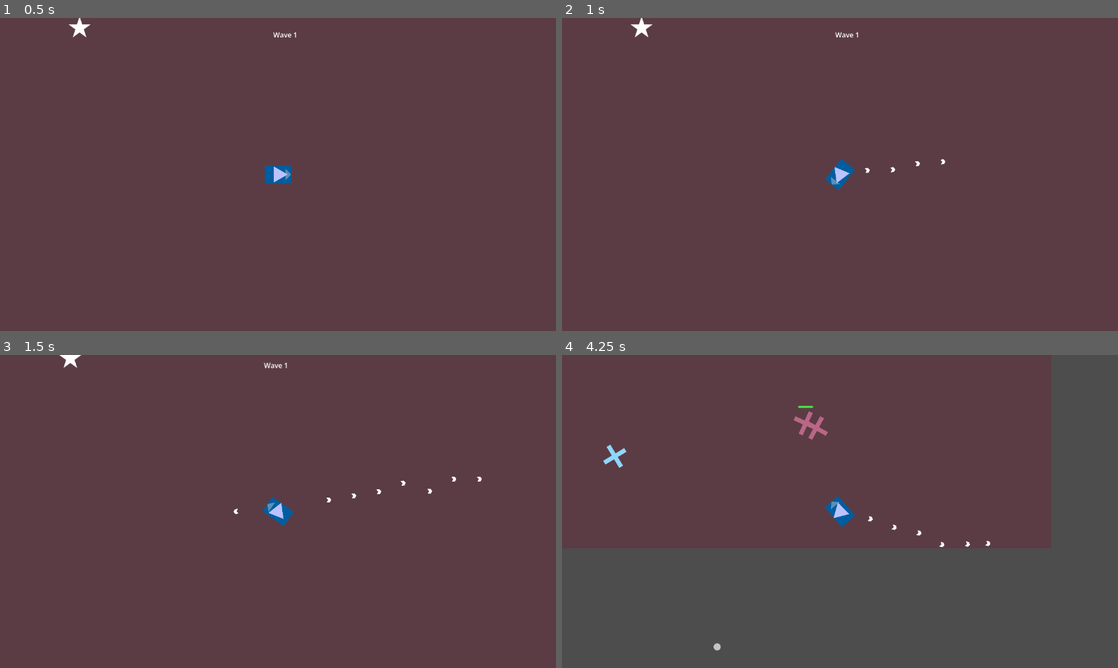
Above: before the commit, frames 1-4 (two rows, left to right).
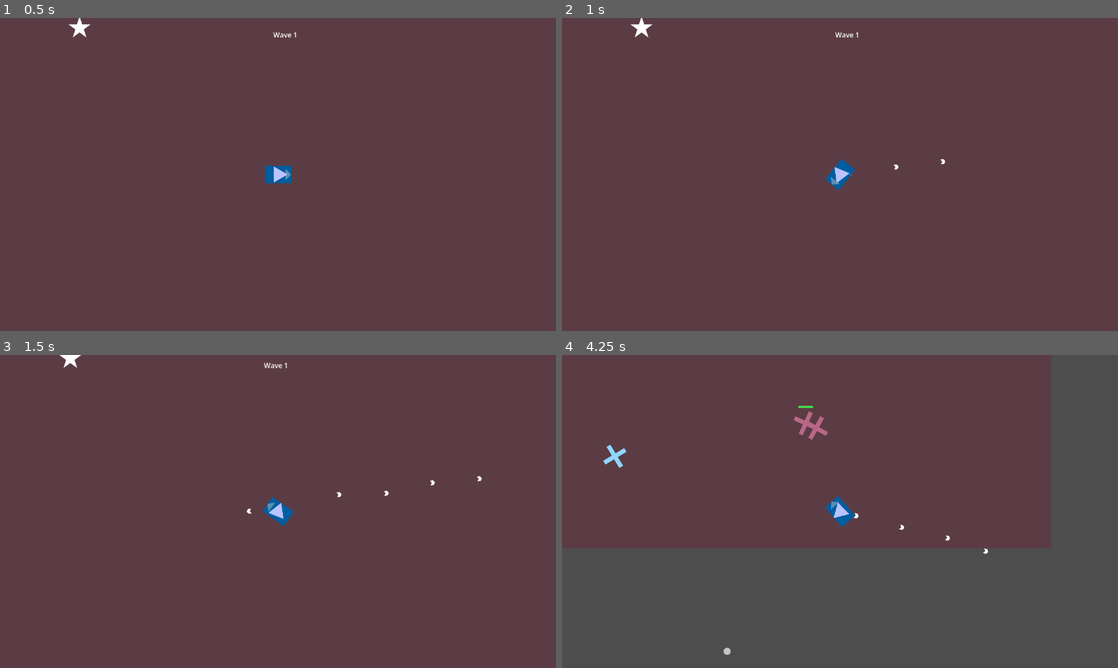
Above: after the commit, the same moments.

Repository: Sammon04/Roguelike_Game
Game: Godot game, scene res://Scenes/Main.tscn
Two runs of this game, one before a commit and one after it. Both use one fixed random seed, a clock stepped at 60 frames per second and the inputs below.
Inputs (mouse positions are in pixels of both pictures, inside the frame that each line leads up to):
- Up to frame 1 (0.5 s): no input
- Up to frame 2 (1 s): tap Enter at 0.5 s; move the mouse to (962, 158) at 0.52 s; press the mouse at (962, 158) at 0.53 s; hold D (right) from 0.53 s (still down)
- Up to frame 3 (1.5 s): move the mouse to (166, 527) at 1.27 s; release D (right) at 1.28 s; release the mouse at (166, 527) at 1.28 s; hold S (down) from 1.28 s (still down); click (166, 527) at 1.35 s
- Up to frame 4 (4.25 s): move the mouse to (895, 442) at 2.02 s; release S (down) at 2.03 s; press the mouse at (895, 442) at 2.03 s; hold D (right) 2.03-2.78 s; tap Mouse wheel down (scroll_down) at 2.1 s; move the mouse to (812, 574) at 2.77 s; release the mouse at (812, 574) at 2.78 s; hold W (up) 2.78-3.53 s; tap Mouse wheel up (scroll_up) at 2.85 s; click (812, 574) at 3.05 s; move the mouse to (1006, 558) at 3.52 s; press the mouse at (1006, 558) at 3.53 s; hold A (left) from 3.53 s (still down)

Frame 1 is identical in both runs. In frame 2, less than 0.1% of the frame differs, in the area x 51-69%, y 45-51%; in frame 3, 0.1%; in frame 4, 0.2%, in the area x 27-78%, y 50-96%.

Commit message:
Added upgrades affecting multiple things and debuffs

Diff:
--- a/Objects/Enemies/Scripts/base_enemy.gd
+++ b/Objects/Enemies/Scripts/base_enemy.gd
@@ -11,6 +11,7 @@
 @export var max_health: int = 0
 
 var health: int
+var active_debuffs: Array[BaseDebuff] = []
 var is_active: bool = false
 var dead : bool = false
 signal enemy_died
@@ -24,6 +25,12 @@
 	health_bar.max_value = max_health
 	health_bar.value = health
 	health_bar.visible = false
+
+func _process(delta: float) -> void:
+	for debuff in active_debuffs.duplicate():
+		if debuff.tick(delta):
+			debuff.on_remove(self)
+			active_debuffs.erase(debuff)
 
 func _physics_process(_delta: float) -> void:
 	if not is_active:
@@ -53,6 +60,10 @@
 	if dead:
 		return
 
+	for debuff in active_debuffs:
+		debuff.on_remove(self)
+	active_debuffs.clear()
+
 	dead = true
 	enemy_died.emit()
 	queue_free()
@@ -62,3 +73,18 @@
 	if anim_name == "spawn":
 		is_active = true
 		collision.disabled = false
+
+func apply_debuff(debuff: BaseDebuff) -> void:
+	if debuff is ActiveDebuff:
+		for active in active_debuffs:
+			if active is ActiveDebuff and active.source == debuff:
+				active.add_stack()
+				return
+
+	var instance = debuff.duplicate()
+
+	if instance is ActiveDebuff:
+		instance.source = debuff
+
+	active_debuffs.append(instance)
+	instance.on_applied(self)
--- a/Objects/Scenes/director.tscn
+++ b/Objects/Scenes/director.tscn
@@ -7,14 +7,13 @@
 [ext_resource type="Resource" uid="uid://cscc6uiwcmwlk" path="res://Resources/EnemyData/tough_enemy.tres" id="5_q7l26"]
 [ext_resource type="Resource" uid="uid://div2orow7kdjg" path="res://Resources/EnemyData/charging_enemy.tres" id="6_sdhsa"]
 [ext_resource type="Script" uid="uid://chjuygrukdmqu" path="res://Util/Upgrade_Effects/base_upgrade.gd" id="7_0hefk"]
-[ext_resource type="Resource" uid="uid://bkcmutkngrrg7" path="res://Resources/Items/Stronger_Shells.tres" id="8_0hefk"]
-[ext_resource type="Resource" uid="uid://dmdt2ksr6fipu" path="res://Resources/Items/Stronger_Propellant.tres" id="9_dq3la"]
+[ext_resource type="Resource" uid="uid://b3lhhfcpemjm1" path="res://Resources/Items/Lighter_Shells.tres" id="8_rrurb"]
 [ext_resource type="PackedScene" uid="uid://cp24gwebc8141" path="res://Objects/Scenes/item.tscn" id="10_0hefk"]
 
 [node name="Director" type="Node" unique_id=1807380165]
 script = ExtResource("1_8c0qa")
 enemy_types = Array[ExtResource("2_15p4y")]([ExtResource("3_sdhsa"), ExtResource("4_c3nw7"), ExtResource("5_q7l26"), ExtResource("6_sdhsa")])
-upgrade_pool = Array[ExtResource("7_0hefk")]([ExtResource("8_0hefk"), ExtResource("9_dq3la")])
+upgrade_pool = Array[ExtResource("7_0hefk")]([ExtResource("8_rrurb")])
 item_scene = ExtResource("10_0hefk")
 spawn_delay = 1.0
 
--- a/Objects/Scenes/item.tscn
+++ b/Objects/Scenes/item.tscn
@@ -22,5 +22,4 @@
 offset_top = -53.0
 offset_right = 33.0
 offset_bottom = -30.0
-text = "Damage"
 horizontal_alignment = 1
--- a/Objects/Scripts/bullet.gd
+++ b/Objects/Scripts/bullet.gd
@@ -3,6 +3,8 @@
 
 @onready var anim: AnimationPlayer = $Visuals/Death
 @onready var collision: CollisionShape2D = $CollisionShape2D
+
+var on_hit_debuffs: Array[BaseDebuff] = []
 var is_active : bool
 var direction : Vector2 = Vector2.ZERO
 
@@ -31,10 +33,13 @@
 	anim.play("death")
 
 func _on_body_entered(body: Node2D) -> void:
-	if body.has_method("take_damage"):
-		body.take_damage(damage)
-		call_deferred("die")
-
+	if body is BaseEnemy:
+		if body.has_method("take_damage"):
+			body.take_damage(damage)
+			call_deferred("die")
+		if body.has_method("apply_debuff"):
+			for debuff in on_hit_debuffs:
+				body.apply_debuff(debuff)
 
 func _on_death_animation_finished(anim_name: StringName) -> void:
 	if anim_name == "death":
--- a/Player/Scripts/player.gd
+++ b/Player/Scripts/player.gd
@@ -6,7 +6,11 @@
 
 var held_items : Array[BaseUpgrade] = []
 var bullet_stat_upgrades : Array[BulletStatUpgrade] = []
+var bullet_debuff_upgrades : Array[BulletDebuffUpgrade] = []
 
 func collect_item(upgrade: BaseUpgrade):
 	if upgrade is BulletStatUpgrade:
 		bullet_stat_upgrades.append(upgrade)
+	if upgrade is BulletDebuffUpgrade:
+		print("Debuff Upgrade Added")
+		bullet_debuff_upgrades.append(upgrade)
--- a/Player/Scripts/player_gun.gd
+++ b/Player/Scripts/player_gun.gd
@@ -6,7 +6,7 @@
 @onready var player : Player = $"../../../Player"
 var bullet_scene : PackedScene = preload("res://Objects/Scenes/bullet.tscn")
 
-@export var fire_rate : float = 25
+@export var fire_rate : float = 5
 @export var spread : float = 2.0
 @export var num_bullets : int = 1
 
@@ -37,5 +37,7 @@
 
 		for upgrade in player.bullet_stat_upgrades:
 			upgrade.apply_to_bullet(bullet)
+		for upgrade in player.bullet_debuff_upgrades:
+			upgrade.apply_to_bullet(bullet)
 
 	shoot_sound.play()
--- a/Player/player.tscn
+++ b/Player/player.tscn
@@ -35,8 +35,6 @@
 
 [node name="Gun" type="Node2D" parent="GunPivot" unique_id=1056202318]
 script = ExtResource("4_dqkch")
-fire_rate = 10.0
-spread = 3.0
 
 [node name="Sprite2D" type="Sprite2D" parent="GunPivot/Gun" unique_id=26623763]
 texture = ExtResource("1_3vyb7")
--- /dev/null
+++ b/Resources/Debuffs/Burn.tres
@@ -0,0 +1,11 @@
+[gd_resource type="Resource" script_class="ActiveDebuff" format=3 uid="uid://b2g4171rovcu5"]
+
+[ext_resource type="Script" uid="uid://bpk44coswcqlr" path="res://Util/Debuff_Effects/active_debuff.gd" id="1_lddsg"]
+
+[resource]
+script = ExtResource("1_lddsg")
+damage_per_tick = 5.0
+tick_rate = 0.3
+duration = 5.0
+max_stack = 5
+metadata/_custom_type_script = "uid://bpk44coswcqlr"
--- /dev/null
+++ b/Resources/Items/Burny_Shells.tres
@@ -0,0 +1,14 @@
+[gd_resource type="Resource" script_class="BulletDebuffUpgrade" format=3 uid="uid://ck8oqn1mkjt4n"]
+
+[ext_resource type="Script" uid="uid://bu425rjt74230" path="res://Util/Debuff_Effects/base_debuff.gd" id="1_rchbw"]
+[ext_resource type="Script" uid="uid://b0gq0ijcrqm26" path="res://Util/Upgrade_Effects/bullet_debuff_upgrade.gd" id="2_2xgoe"]
+[ext_resource type="Resource" uid="uid://b2g4171rovcu5" path="res://Resources/Debuffs/Burn.tres" id="2_id5x7"]
+[ext_resource type="Texture2D" uid="uid://b8w5bct85846f" path="res://Graphics/upgrade/upgrade.png" id="4_13mdv"]
+
+[resource]
+script = ExtResource("2_2xgoe")
+debuffs = Array[ExtResource("1_rchbw")]([ExtResource("2_id5x7")])
+upgrade_name = "Burny Shells"
+description = "Shells Burn Enemies"
+texture = ExtResource("4_13mdv")
+metadata/_custom_type_script = "uid://b0gq0ijcrqm26"
--- /dev/null
+++ b/Resources/Items/Extra_Shot.tres
@@ -0,0 +1,13 @@
+[gd_resource type="Resource" script_class="GunStatUpgrade" format=3 uid="uid://bdjry8617clal"]
+
+[ext_resource type="Script" uid="uid://cthtlqarddgvj" path="res://Util/Upgrade_Effects/gun_stat_upgrade.gd" id="1_cecie"]
+[ext_resource type="Texture2D" uid="uid://b8w5bct85846f" path="res://Graphics/upgrade/upgrade.png" id="2_tabxa"]
+
+[resource]
+script = ExtResource("1_cecie")
+rof_mult = 0.8
+bulletnum_flat = 1.0
+upgrade_name = "Extra Shot"
+description = "Gain an extra bullet but slower fire rate"
+texture = ExtResource("2_tabxa")
+metadata/_custom_type_script = "uid://cthtlqarddgvj"
--- /dev/null
+++ b/Resources/Items/Heavy Shots.tres
@@ -0,0 +1,13 @@
+[gd_resource type="Resource" script_class="BulletStatUpgrade" format=3 uid="uid://dydiyv7k2d7ro"]
+
+[ext_resource type="Script" uid="uid://cpteyovolixas" path="res://Util/Upgrade_Effects/bullet_stat_upgrade.gd" id="1_eedxq"]
+[ext_resource type="Texture2D" uid="uid://b8w5bct85846f" path="res://Graphics/upgrade/upgrade.png" id="2_l1hw4"]
+
+[resource]
+script = ExtResource("1_eedxq")
+damage_mult = 1.5
+speed_mult = 0.6
+upgrade_name = "Heavy Shots"
+description = "Big damage but slow bullets"
+texture = ExtResource("2_l1hw4")
+metadata/_custom_type_script = "uid://cpteyovolixas"
--- /dev/null
+++ b/Resources/Items/Lighter_Shells.tres
@@ -0,0 +1,32 @@
+[gd_resource type="Resource" script_class="CompoundUpgrade" format=3 uid="uid://b3lhhfcpemjm1"]
+
+[ext_resource type="Script" uid="uid://c51r2scarmu7e" path="res://Util/Upgrade_Effects/compound_upgrade.gd" id="1_h6ihn"]
+[ext_resource type="Script" uid="uid://cpteyovolixas" path="res://Util/Upgrade_Effects/bullet_stat_upgrade.gd" id="1_x5hw4"]
+[ext_resource type="Script" uid="uid://cthtlqarddgvj" path="res://Util/Upgrade_Effects/gun_stat_upgrade.gd" id="2_d583g"]
+[ext_resource type="Script" uid="uid://bsls753e8sorv" path="res://Util/Upgrade_Effects/player_stat_upgrade.gd" id="3_7f7vv"]
+[ext_resource type="Texture2D" uid="uid://b8w5bct85846f" path="res://Graphics/upgrade/upgrade.png" id="5_d583g"]
+
+[sub_resource type="Resource" id="Resource_ajstc"]
+script = ExtResource("1_x5hw4")
+damage_mult = 0.9
+speed_mult = 1.2
+metadata/_custom_type_script = "uid://cpteyovolixas"
+
+[sub_resource type="Resource" id="Resource_0yfyy"]
+script = ExtResource("2_d583g")
+rof_mult = 1.15
+metadata/_custom_type_script = "uid://cthtlqarddgvj"
+
+[sub_resource type="Resource" id="Resource_ey2yv"]
+script = ExtResource("3_7f7vv")
+metadata/_custom_type_script = "uid://bsls753e8sorv"
+
+[resource]
+script = ExtResource("1_h6ihn")
+bullet_effects = SubResource("Resource_ajstc")
+player_effects = SubResource("Resource_ey2yv")
+gun_effects = SubResource("Resource_0yfyy")
+upgrade_name = "Lighter Shells"
+description = "efef"
+texture = ExtResource("5_d583g")
+metadata/_custom_type_script = "uid://c51r2scarmu7e"
--- /dev/null
+++ b/Resources/Items/Spray_and_Pray.tres
@@ -0,0 +1,13 @@
+[gd_resource type="Resource" script_class="GunStatUpgrade" format=3 uid="uid://du87xqx84lirk"]
+
+[ext_resource type="Script" uid="uid://cthtlqarddgvj" path="res://Util/Upgrade_Effects/gun_stat_upgrade.gd" id="1_d48te"]
+[ext_resource type="Texture2D" uid="uid://b8w5bct85846f" path="res://Graphics/upgrade/upgrade.png" id="2_qi1vr"]
+
+[resource]
+script = ExtResource("1_d48te")
+rof_mult = 1.5
+spread_flat = 20.0
+upgrade_name = "Spray n Pray"
+description = "shoot way faster with way more spread"
+texture = ExtResource("2_qi1vr")
+metadata/_custom_type_script = "uid://cthtlqarddgvj"
--- a/Resources/Items/Stronger_Propellant.tres
+++ b/Resources/Items/Stronger_Propellant.tres
@@ -5,8 +5,7 @@
 
 [resource]
 script = ExtResource("1_bl4ge")
-stat = 1
-value = 50.0
+speed_mult = 1.2
 upgrade_name = "Stronger Propellant"
 description = "Makes bullets faster"
 texture = ExtResource("2_gcav4")
--- a/Resources/Items/Stronger_Shells.tres
+++ b/Resources/Items/Stronger_Shells.tres
@@ -5,7 +5,7 @@
 
 [resource]
 script = ExtResource("1_ipsux")
-value = 10.0
+damage_flat = 10.0
 upgrade_name = "Stronger Shells"
 description = "Makes bullets stronger"
 texture = ExtResource("2_kc6xc")
--- /dev/null
+++ b/Util/Debuff_Effects/active_debuff.gd
@@ -0,0 +1,30 @@
+class_name ActiveDebuff
+extends BaseDebuff
+
+@export var damage_per_tick: float
+@export var tick_rate: float
+@export var duration: float
+@export var max_stack: int
+
+var source: ActiveDebuff
+var stacks: int = 1
+var _timer: float = 0.0
+var _elapsed: float = 0.0
+var _enemy: BaseEnemy
+
+func on_applied(enemy: BaseEnemy) -> void:
+	_enemy = enemy
+	_timer = 0.0
+	_elapsed = 0.0
+
+func add_stack() -> void:
+	stacks = min(stacks + 1, max_stack)
+	_elapsed = 0.0
+
+func tick(delta: float) -> bool:
+	_timer += delta
+	_elapsed += delta
+	if _timer >= tick_rate:
+		_timer -= tick_rate
+		_enemy.take_damage(damage_per_tick * stacks)
+	return _elapsed >= duration
--- /dev/null
+++ b/Util/Debuff_Effects/base_debuff.gd
@@ -0,0 +1,11 @@
+class_name BaseDebuff
+extends Resource
+
+func on_applied(enemy: BaseEnemy) -> void:
+	pass
+
+func on_remove(enemy: BaseEnemy) -> void:
+	pass
+
+func tick(delta: float) -> bool:
+	return false
--- /dev/null
+++ b/Util/Debuff_Effects/passive_debuff.gd
@@ -0,0 +1,17 @@
+class_name PassiveDebuff
+extends BaseDebuff
+
+@export var speed_reduction: float = 0.0
+@export var duration: float = 0.0
+
+var _elapsed: float = 0.0
+
+func on_applied(enemy: BaseEnemy) -> void:
+	enemy.enemy_speed = max(enemy.enemy_speed - speed_reduction, 0.0)
+
+func on_remove(enemy: BaseEnemy) -> void:
+	enemy.enemy_speed += speed_reduction
+
+func tick(delta: float) -> bool:
+	_elapsed += delta
+	return _elapsed >= duration
--- /dev/null
+++ b/Util/Upgrade_Effects/bullet_debuff_upgrade.gd
@@ -0,0 +1,8 @@
+class_name BulletDebuffUpgrade
+extends BulletUpgrade
+
+@export var debuffs: Array[BaseDebuff] = []
+
+func apply_to_bullet(bullet: Bullet) -> void:
+	for debuff in debuffs:
+		bullet.on_hit_debuffs.append(debuff)
--- a/Util/Upgrade_Effects/bullet_stat_upgrade.gd
+++ b/Util/Upgrade_Effects/bullet_stat_upgrade.gd
@@ -1,13 +1,14 @@
 class_name BulletStatUpgrade
 extends BulletUpgrade
 
-enum BulletStat { DAMAGE, SPEED, LIFETIME}
-
-@export var stat: BulletStat
-@export var value: float
+@export var damage_flat: float = 0.0
+@export var damage_mult: float = 1.0
+@export var speed_flat: float = 0.0
+@export var speed_mult: float = 1.0
+@export var lifetime_flat: float = 0.0
+@export var lifetime_mult: float = 1.0
 
 func apply_to_bullet(bullet: Bullet) -> void:
-	match stat:
-		BulletStat.DAMAGE: bullet.damage += value
-		BulletStat.SPEED: bullet.speed += value
-		BulletStat.LIFETIME: bullet.life_time += value
+	bullet.damage = bullet.damage * damage_mult + damage_flat
+	bullet.speed = bullet.speed * speed_mult + speed_flat
+	bullet.life_time = bullet.life_time * lifetime_mult + lifetime_flat
--- /dev/null
+++ b/Util/Upgrade_Effects/compound_upgrade.gd
@@ -0,0 +1,14 @@
+class_name CompoundUpgrade
+extends BaseUpgrade
+
+@export var bullet_effects: BulletStatUpgrade
+@export var player_effects: PlayerStatUpgrade
+@export var gun_effects: GunStatUpgrade
+
+func on_pickup(player: Player) -> void:
+	if bullet_effects:
+		player.bullet_stat_upgrades.append(bullet_effects)
+	if gun_effects:
+		gun_effects.on_pickup(player)
+	if player_effects:
+		player_effects.on_pickup(player)
--- /dev/null
+++ b/Util/Upgrade_Effects/gun_stat_upgrade.gd
@@ -0,0 +1,14 @@
+class_name GunStatUpgrade
+extends BaseUpgrade
+
+@export var rof_flat: float = 0.0
+@export var rof_mult: float = 1.0
+@export var bulletnum_flat: float = 0.0
+@export var bulletnum_mult: float = 1.0
+@export var spread_flat: float = 0.0
+@export var spread_mult: float = 1.0
+
+func on_pickup(player: Player) -> void:
+	player.gun.fire_rate = player.gun.fire_rate * rof_mult + rof_flat
+	player.gun.num_bullets = player.gun.num_bullets * bulletnum_mult + bulletnum_flat
+	player.gun.spread = player.gun.spread * spread_mult + spread_flat
--- a/Util/Upgrade_Effects/player_stat_upgrade.gd
+++ b/Util/Upgrade_Effects/player_stat_upgrade.gd
@@ -3,12 +3,17 @@
 
 enum PlayerStat { ACCELERATION, MAX_SPEED, ROTATION_SPEED, FRICTION }
 
-@export var stat: PlayerStat
-@export var value: float
+@export var accel_flat: float = 0.0
+@export var accel_mult: float = 1.0
+@export var maxspeed_flat: float = 0.0
+@export var maxspeed_mult: float = 1.0
+@export var rotatespeed_flat: float = 0.0
+@export var rotatespeed_mult: float = 1.0
+@export var friction_flat: float = 0.0
+@export var friction_mult: float = 1.0
 
 func on_pickup(player: Player) -> void:
-	match stat:
-		PlayerStat.ACCELERATION: player.movement.acceleration += value
-		PlayerStat.MAX_SPEED: player.movement.max_speed += value
-		PlayerStat.ROTATION_SPEED: player.movement.rotation_speed += value
-		PlayerStat.FRICTION: player.movement.friction += value
+	player.movement.acceleration = player.movement.acceleration * accel_mult + accel_flat
+	player.movement.max_speed = player.movement.max_speed * maxspeed_mult + maxspeed_flat
+	player.movement.rotation_speed = player.movement.rotation_speed * rotatespeed_mult + rotatespeed_flat
+	player.movement.friction = player.movement.friction * friction_mult + friction_flat
Not shown, added: Util/Debuff_Effects/active_debuff.gd.uid
Not shown, added: Util/Debuff_Effects/base_debuff.gd.uid
Not shown, added: Util/Debuff_Effects/passive_debuff.gd.uid
Not shown, added: Util/Upgrade_Effects/bullet_debuff_upgrade.gd.uid
Not shown, added: Util/Upgrade_Effects/compound_upgrade.gd.uid
Not shown, added: Util/Upgrade_Effects/gun_stat_upgrade.gd.uid
